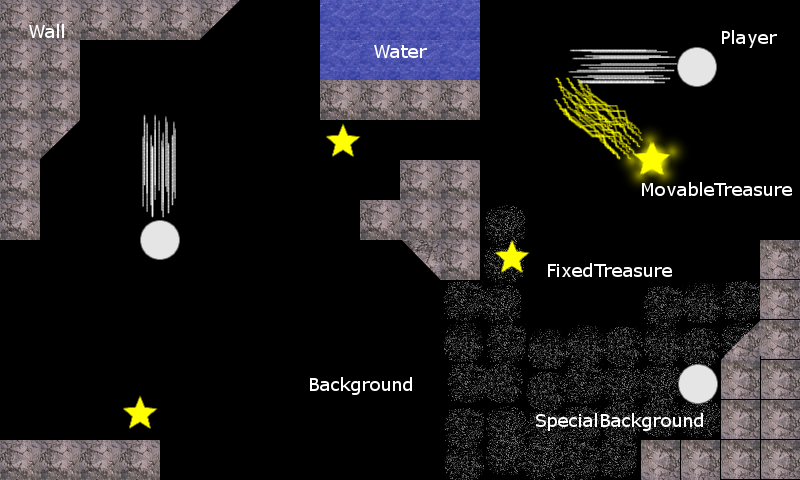
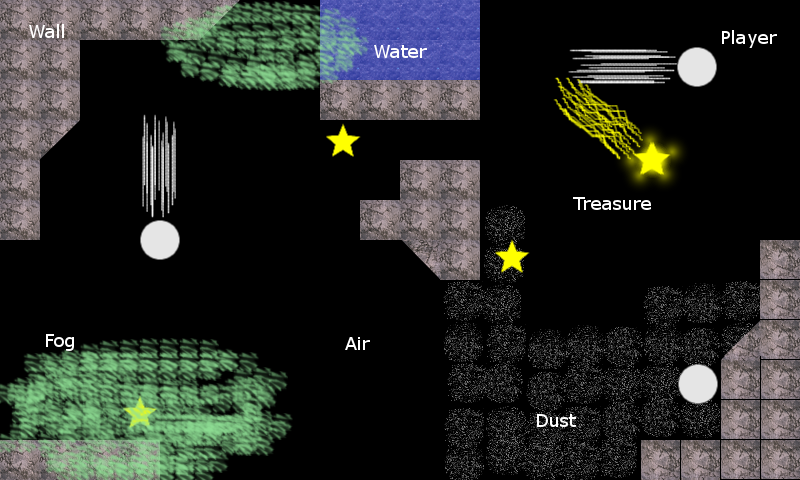
The second 800px x 480px image is a revision of the first. Changes to its layers:
removed layer "MovableTreasure" over 642, 182, 792, 196
added layer "Fog #1" above "Fog" over 46, 334, 74, 351
added layer "Fog" above "Dust" over 0, 1, 369, 480
renamed "SpecialBackground" to "Dust", painted on it over 536, 413, 703, 431
renamed "Background #1" to "Air", painted on it over 310, 337, 412, 395
renamed "FixedTreasure" to "Treasure", painted on it over 548, 197, 672, 277
